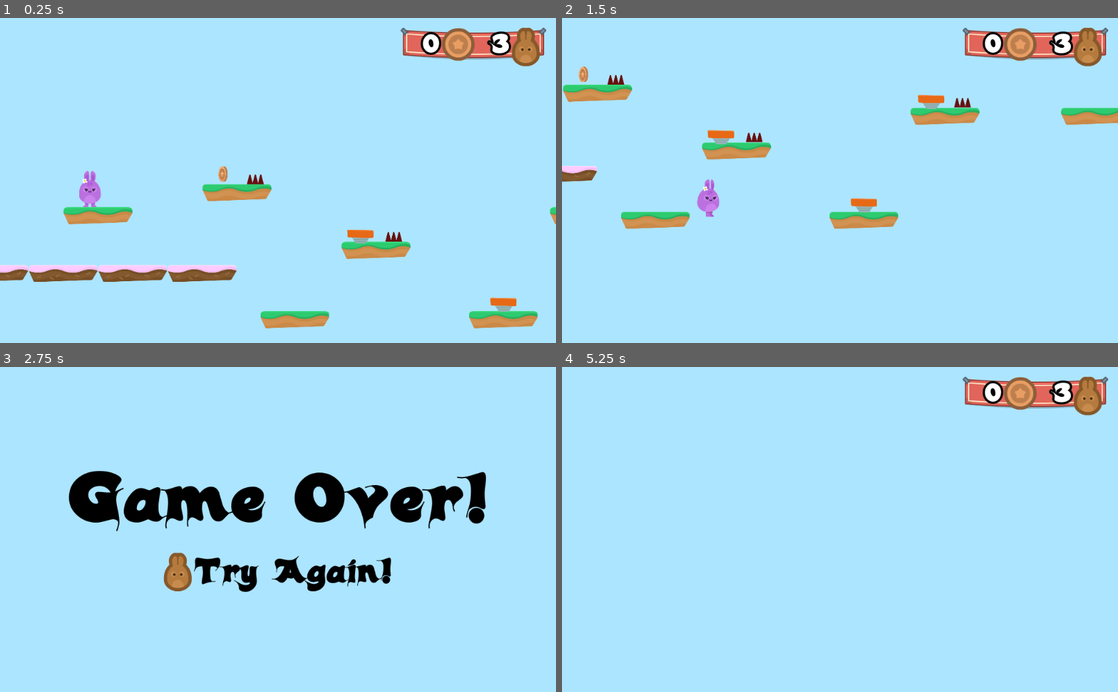
Above: before the commit, frames 1-4 (two rows, left to right).
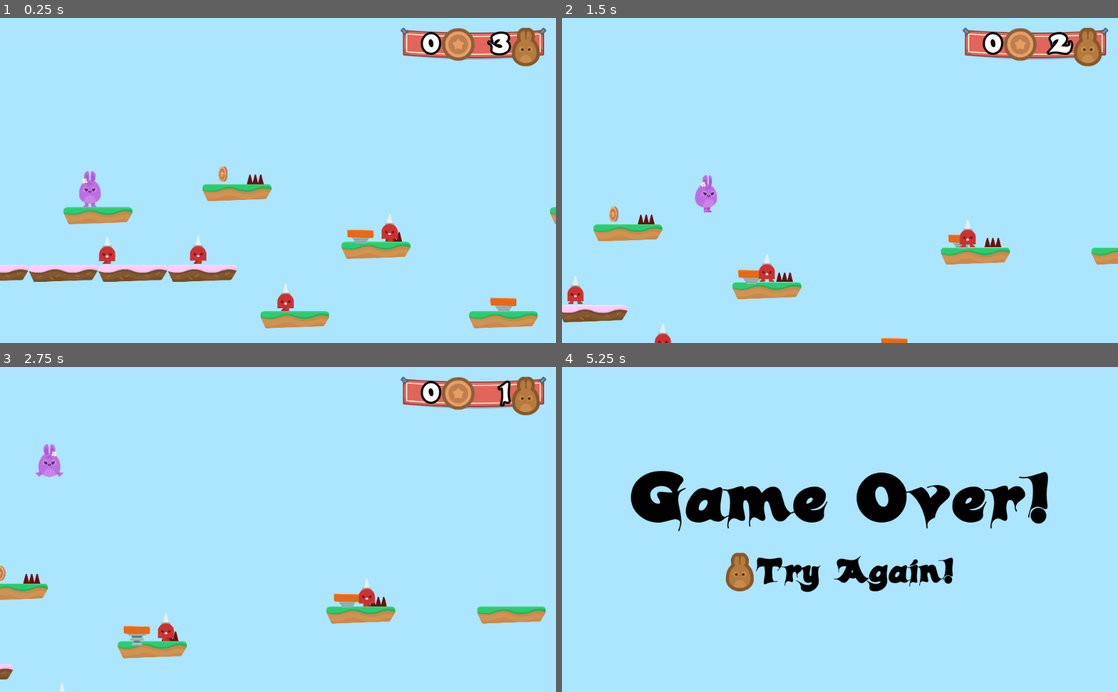
Above: after the commit, the same moments.

Repository: Vitor-Bukovitz/Hoppy-Days
Game: Godot game, scene res://Levels/Level1.tscn
Same seed, same stepped clock (60 frames per second), same inputs: the game is played once before the commit and once after it.
Inputs (mouse positions are in pixels of both pictures, inside the frame that each line leads up to):
- Up to frame 1 (0.25 s): no input
- Up to frame 2 (1.5 s): hold D (right) from 0.53 s (still down); tap W (jump) at 0.77 s
- Up to frame 3 (2.75 s): tap W (jump) at 1.52 s; release D (right) at 2.03 s; hold A (left) from 2.03 s (still down)
- Up to frame 4 (5.25 s): release A (left) at 2.75 s; click (739, 575) at 2.77 s; hold D (right) 3.53-5.03 s; tap W (jump) at 3.77, 4.52 s; hold A (left) from 5.03 s (still down)

The runs differ from the first frame. In frame 1, 0.6% of the frame differs, in the area x 17-72%, y 60-91%; in frame 2, 8.5%; in frame 3, 14%, in the area x 0-99%, y 2-100%; in frame 4, 10%.

Commit message:
Adding NPCs - Enter Spikeman!

Diff:
--- a/Hazards/Hazards.gd
+++ b/Hazards/Hazards.gd
@@ -2,6 +2,6 @@
 
 
 
-func _on_SpikeTop_body_entered(body):
+func _on_SpikeTop_body_entered(_body):
 	#body.hurt()
 	get_tree().call_group("Gamestate", "hurt")
--- a/Items/Coin.gd
+++ b/Items/Coin.gd
@@ -3,7 +3,7 @@
 var taken = false
 
 
-func _on_Area2D_body_entered(body):
+func _on_Area2D_body_entered(_body):
 	if not taken:
 		taken = true
 		$AnimationPlayer.play("die")
--- a/Levels/Level1.tscn
+++ b/Levels/Level1.tscn
@@ -8,6 +8,7 @@
 [ext_resource path="res://Levels/GameState.gd" type="Script" id=6]
 [ext_resource path="res://GUI/GUI.tscn" type="PackedScene" id=7]
 [ext_resource path="res://Items/Coin.tscn" type="PackedScene" id=8]
+[ext_resource path="res://NPCs/Spikeman.tscn" type="PackedScene" id=9]
 
 [node name="Level1" type="Node2D"]
 position = Vector2( 16.7415, 2.39166 )
@@ -32,6 +33,17 @@
 
 [node name="SpikeTop3" parent="Hazards" instance=ExtResource( 3 )]
 position = Vector2( 3311.74, 358.772 )
+
+[node name="JumpPads" type="Node" parent="."]
+
+[node name="JumpPad" parent="JumpPads" instance=ExtResource( 5 )]
+position = Vector2( 1976.15, 548.494 )
+
+[node name="JumpPad2" parent="JumpPads" instance=ExtResource( 5 )]
+position = Vector2( 2766.76, 925.905 )
+
+[node name="JumpPad3" parent="JumpPads" instance=ExtResource( 5 )]
+position = Vector2( 3137.66, 353.281 )
 
 [node name="Coins" type="Node" parent="."]
 
@@ -77,16 +89,22 @@
 [node name="Coin14" parent="Coins" instance=ExtResource( 8 )]
 position = Vector2( 1217.83, 202.215 )
 
-[node name="JumpPads" type="Node" parent="."]
+[node name="NPCs" type="Node" parent="."]
 
-[node name="JumpPad" parent="JumpPads" instance=ExtResource( 5 )]
-position = Vector2( 1976.15, 548.494 )
+[node name="Spikeman" parent="NPCs" instance=ExtResource( 9 )]
+position = Vector2( 1105.42, 621.541 )
 
-[node name="JumpPad2" parent="JumpPads" instance=ExtResource( 5 )]
-position = Vector2( 2766.76, 925.905 )
+[node name="Spikeman2" parent="NPCs" instance=ExtResource( 9 )]
+position = Vector2( 602.829, 623.489 )
 
-[node name="JumpPad3" parent="JumpPads" instance=ExtResource( 5 )]
-position = Vector2( 3137.66, 353.281 )
+[node name="Spikeman3" parent="NPCs" instance=ExtResource( 9 )]
+position = Vector2( 1588.53, 884.523 )
+
+[node name="Spikeman4" parent="NPCs" instance=ExtResource( 9 )]
+position = Vector2( 2163.29, 499.387 )
+
+[node name="Spikeman5" parent="NPCs" instance=ExtResource( 9 )]
+position = Vector2( 3272.92, 307.599 )
 
 [node name="BGM" type="AudioStreamPlayer" parent="."]
 stream = ExtResource( 4 )
--- /dev/null
+++ b/NPCs/Spikeman.tscn
@@ -0,0 +1,87 @@
+[gd_scene load_steps=8 format=2]
+
+[ext_resource path="res://GFX/Enemies/spikeMan_stand.png" type="Texture" id=1]
+[ext_resource path="res://GFX/Enemies/spikeMan_walk1.png" type="Texture" id=2]
+[ext_resource path="res://GFX/Enemies/spikeMan_walk2.png" type="Texture" id=3]
+[ext_resource path="res://Hazards/Hazards.gd" type="Script" id=4]
+
+[sub_resource type="SpriteFrames" id=1]
+animations = [ {
+"frames": [ ExtResource( 2 ), ExtResource( 3 ) ],
+"loop": true,
+"name": "walk",
+"speed": 5.0
+}, {
+"frames": [ ExtResource( 1 ) ],
+"loop": true,
+"name": "stand",
+"speed": 5.0
+} ]
+
+[sub_resource type="CapsuleShape2D" id=2]
+radius = 45.3495
+height = 66.1588
+
+[sub_resource type="Animation" id=3]
+resource_name = "Spikeman"
+length = 6.0
+loop = true
+step = 1.0
+tracks/0/type = "value"
+tracks/0/path = NodePath(".:position")
+tracks/0/interp = 1
+tracks/0/loop_wrap = true
+tracks/0/imported = false
+tracks/0/enabled = true
+tracks/0/keys = {
+"times": PoolRealArray( 0, 1, 2, 4, 5 ),
+"transitions": PoolRealArray( 1, 1, 1, 1, 1 ),
+"update": 0,
+"values": [ Vector2( 0, 0 ), Vector2( -100, 0 ), Vector2( -100, 0 ), Vector2( 100, 0 ), Vector2( 100, 0 ) ]
+}
+tracks/1/type = "value"
+tracks/1/path = NodePath("AnimatedSprite:animation")
+tracks/1/interp = 1
+tracks/1/loop_wrap = true
+tracks/1/imported = false
+tracks/1/enabled = true
+tracks/1/keys = {
+"times": PoolRealArray( 0, 1, 2, 4, 5 ),
+"transitions": PoolRealArray( 1, 1, 1, 1, 1 ),
+"update": 1,
+"values": [ "walk", "stand", "walk", "stand", "walk" ]
+}
+tracks/2/type = "value"
+tracks/2/path = NodePath("AnimatedSprite:flip_h")
+tracks/2/interp = 1
+tracks/2/loop_wrap = true
+tracks/2/imported = false
+tracks/2/enabled = true
+tracks/2/keys = {
+"times": PoolRealArray( 0, 2, 5 ),
+"transitions": PoolRealArray( 1, 1, 1 ),
+"update": 1,
+"values": [ true, false, true ]
+}
+
+[node name="Spikeman" type="Node2D"]
+
+[node name="Area2D" type="Area2D" parent="."]
+collision_layer = 4
+script = ExtResource( 4 )
+
+[node name="AnimatedSprite" type="AnimatedSprite" parent="Area2D"]
+frames = SubResource( 1 )
+animation = "walk"
+playing = true
+flip_h = true
+
+[node name="CollisionShape2D" type="CollisionShape2D" parent="Area2D"]
+visible = false
+position = Vector2( 0, 1.22943 )
+shape = SubResource( 2 )
+
+[node name="AnimationPlayer" type="AnimationPlayer" parent="Area2D"]
+autoplay = "Spikeman"
+anims/Spikeman = SubResource( 3 )
+[connection signal="body_entered" from="Area2D" to="Area2D" method="_on_SpikeTop_body_entered"]
--- a/Player/Player.gd
+++ b/Player/Player.gd
@@ -12,7 +12,7 @@
 
 signal animate
 
-func _physics_process(delta):
+func _physics_process(_delta):
 	apply_gravity()
 	jump()
 	move()
Not shown: 1 places in Levels/Level1.tscn that only renumber resources
